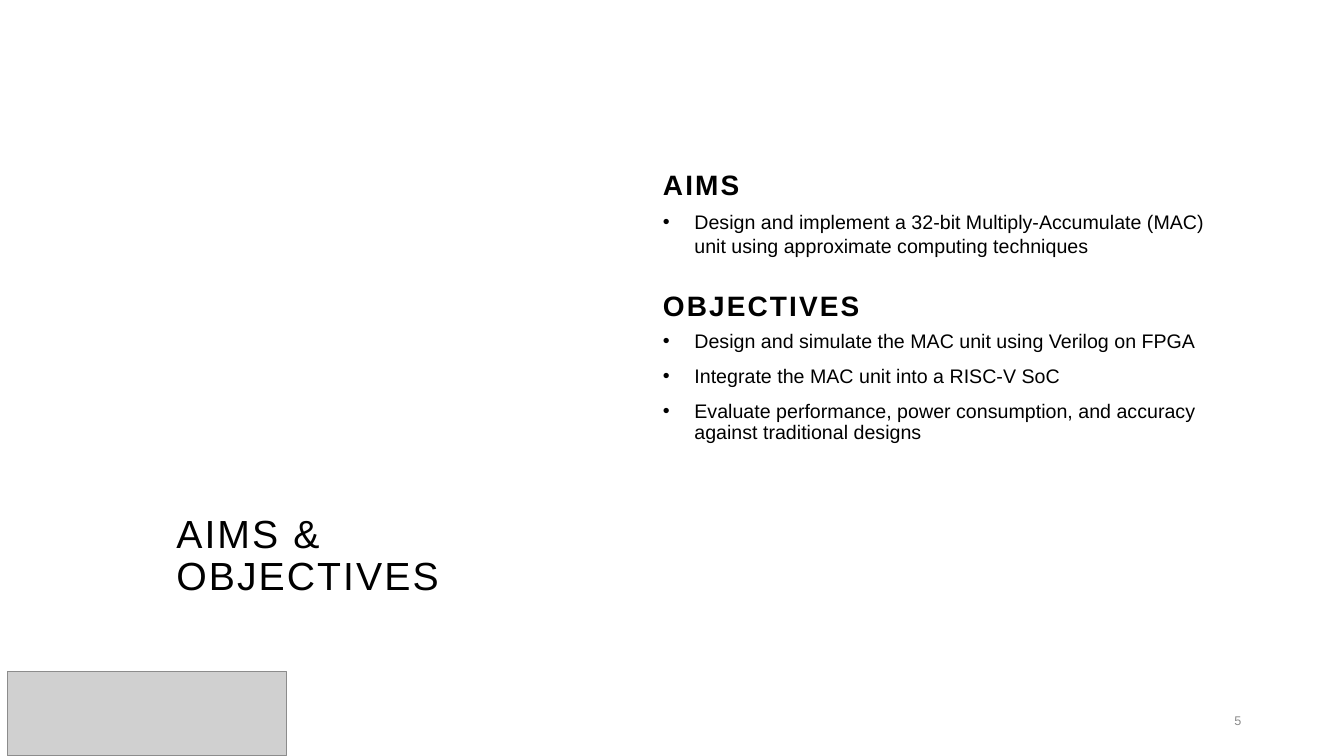
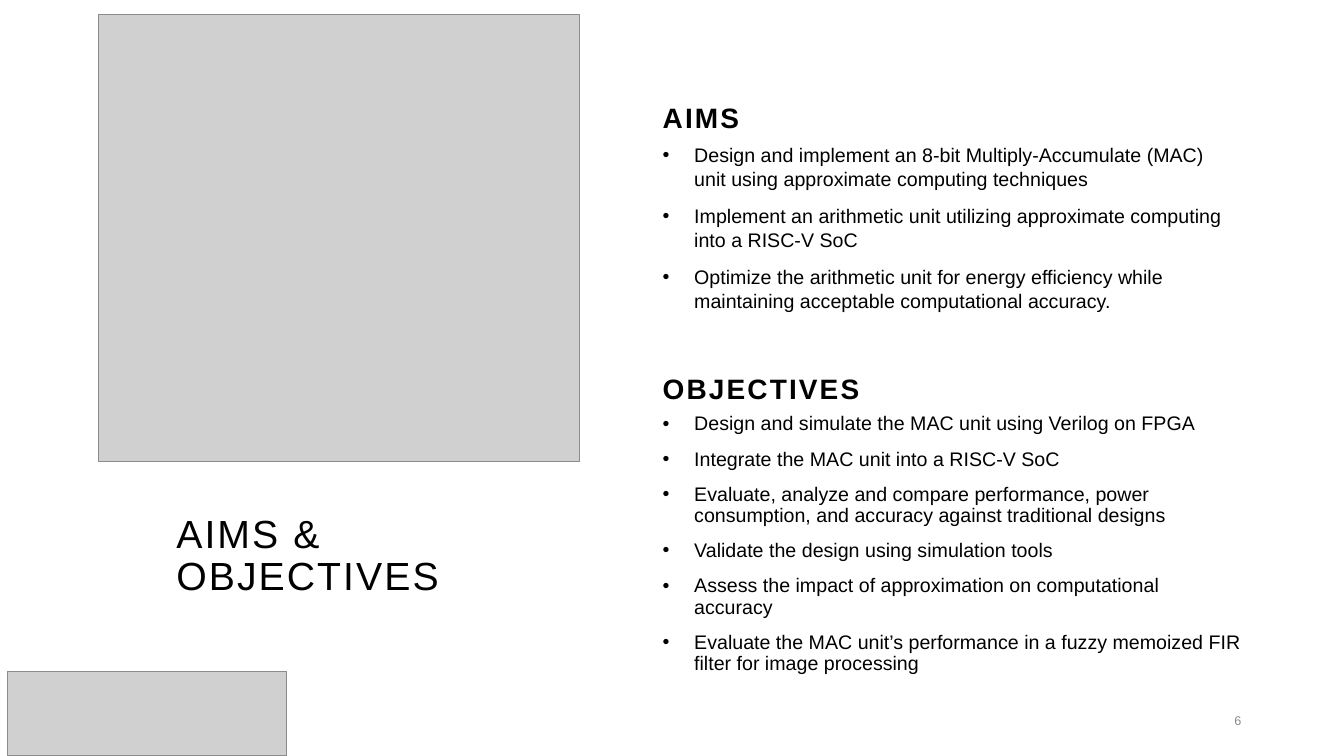
Before and after one commit to AmaanMujawar/EEE381_IIP-Hardware-Accelerator-for-RISCV-Processor, a slide deck: slide 6 of Documents/Public Engagement/PublicEngagementActivity.pptx (slide 5 before the commit). Drawn at 1344x756 pixels with LibreOffice and Linux fonts; fonts in the diff are those of the drawing; grey boxes stand for pictures; background and template pictures are left out. Boxes give left, top, right and bottom in pixels: in the first picture for what was removed or moved away, otherwise in the second. Text is boxed around its words. In the diff, an @@ line names an element or a change of style, - is before the commit and + after.

```diff
--- a/Documents/Public Engagement/PublicEngagementActivity.pptx
+++ b/Documents/Public Engagement/PublicEngagementActivity.pptx
@@ picture added at <box>99,15,580,462</box> @@
@@ text "AIMS": place and size @@
-text "AIMS" at <box>663,175,739,196</box>
+text "AIMS" at <box>663,108,739,129</box>
@@ text at <box>694,147,1221,312</box>: text changed @@
-• Design and implement a 32-bit Multiply-Accumulate (MAC) unit using approximate computing techniques
+• Design and implement an 8-bit Multiply-Accumulate (MAC) unit using approximate computing techniques
+• Implement an arithmetic unit utilizing approximate computing into a RISC-V SoC
+• Optimize the arithmetic unit for energy efficiency while maintaining acceptable computational accuracy.
@@ text "OBJECTIVES": place and size @@
-text "OBJECTIVES" at <box>663,296,859,317</box>
+text "OBJECTIVES" at <box>663,379,859,400</box>
@@ text "Design and simulate the MAC ...": place and size @@
-text "Design and simulate the MAC ..." at <box>694,333,1196,443</box>
+text "Design and simulate the MAC ..." at <box>694,415,1241,674</box>
@@ text at <box>694,486,1241,674</box>: text changed @@
-• Evaluate performance, power consumption, and accuracy against traditional designs
+• Evaluate, analyze and compare performance, power consumption, and accuracy against traditional designs
+• Validate the design using simulation tools
+• Assess the impact of approximation on computational accuracy
+• Evaluate the MAC unit’s performance in a fuzzy memoized FIR filter for image processing
```
Also in this commit, not shown: 6 other slides changed, 5 slides added.
